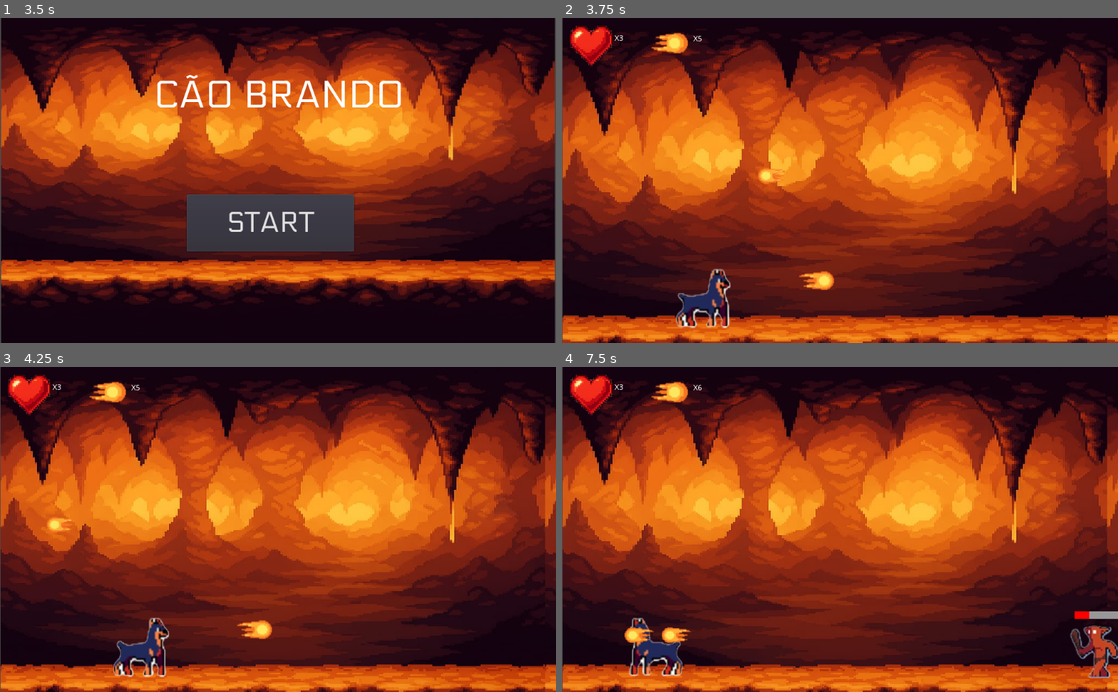
Above: before the commit, frames 1-4 (two rows, left to right).
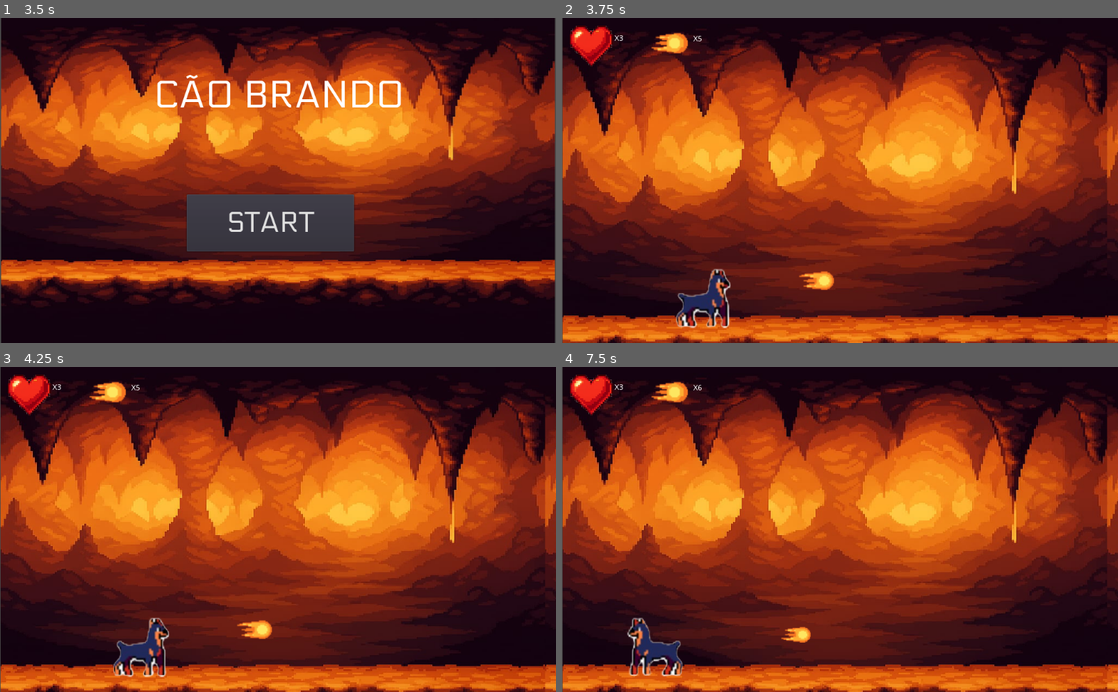
Above: after the commit, the same moments.

Repository: olarthur/Projeto-JogosDigitais
Game: Godot game, scene res://cena_splash.tscn
The game is run twice, just before and just after one commit, with the same random seed, the same clock (stepped at 60 frames per second) and the same inputs.
Inputs:
- Up to frame 1 (3.5 s): tap Enter (ui_accept) at 0.5, 0.77, 1.25, 1.52, 2, 2.75, 3.02 s; hold Space (atacar) 0.53-1.28 s; hold Right (ui_right) 0.53-2.03 s; tap Space (atacar) at 1.35, 2.85 s; hold Left (ui_left) 2.03-2.78 s; hold Space (atacar) 2.03-2.78 s; hold Right (ui_right) from 2.78 s (still down)
- Up to frame 2 (3.75 s): release Right (ui_right) at 3.5 s; click "START" at 3.5 s
- Up to frame 3 (4.25 s): no input
- Up to frame 4 (7.5 s): hold Right (ui_right) 4.28-5.03 s; hold Space (atacar) 4.28-5.03 s; tap Enter (ui_accept) at 4.52, 5.27, 6.77 s; hold Left (ui_left) 5.03-5.78 s; tap Space (atacar) at 5.1, 6.6 s; hold Right (ui_right) 5.78-6.53 s; hold Space (atacar) 5.78-6.53 s; hold Left (ui_left) from 6.53 s (still down); hold Space (atacar) from 7.28 s (still down)

Frame 1 is identical in both runs. In frame 2, 0.1% of the frame differs, in the area x 35-41%, y 46-51%; in frame 3, 0.1%; in frame 4, 1.5%, in the area x 11-100%, y 75-96%.

Commit message:
Update

Diff:
--- a/cena_personagem1.tscn
+++ b/cena_personagem1.tscn
@@ -104,7 +104,7 @@
 extents = Vector2( 55, 54.5 )
 
 [node name="Personagem1" type="Node2D"]
-position = Vector2( 532, 296 )
+position = Vector2( 510, 294 )
 
 [node name="Personagem" type="KinematicBody2D" parent="."]
 script = ExtResource( 2 )
--- a/cenario_Fase1.tscn
+++ b/cenario_Fase1.tscn
@@ -1,11 +1,10 @@
-[gd_scene load_steps=10 format=2]
+[gd_scene load_steps=9 format=2]
 
 [ext_resource path="res://cenario_inimigo.tscn" type="PackedScene" id=1]
 [ext_resource path="res://cena_personagem1.tscn" type="PackedScene" id=2]
 [ext_resource path="res://IMG-20250504-WA0004.jpg" type="Texture" id=3]
 [ext_resource path="res://cena_HUD.tscn" type="PackedScene" id=4]
 [ext_resource path="res://cenario_FogoColetavel.tscn" type="PackedScene" id=5]
-[ext_resource path="res://cenario_Fogo.tscn" type="PackedScene" id=6]
 [ext_resource path="res://cena_pause.tscn" type="PackedScene" id=7]
 [ext_resource path="res://script_Fase1.gd" type="Script" id=8]
 
@@ -32,14 +31,12 @@
 shape = SubResource( 1 )
 
 [node name="inimigo" parent="." instance=ExtResource( 1 )]
-position = Vector2( 1187, 411 )
+position = Vector2( 1798, 447 )
 
 [node name="Node2D" parent="." instance=ExtResource( 2 )]
 position = Vector2( 261, 467 )
 
 [node name="HUD" parent="." instance=ExtResource( 4 )]
-
-[node name="Fogo" parent="." instance=ExtResource( 6 )]
 
 [node name="FogoColetavel" parent="." instance=ExtResource( 5 )]
 position = Vector2( 469, 484 )
--- a/cenario_Fogo.tscn
+++ b/cenario_Fogo.tscn
@@ -18,6 +18,7 @@
 scale = Vector2( 0.842857, 0.842857 )
 texture = ExtResource( 1 )
 flip_h = true
+flip_v = true
 region_enabled = true
 region_rect = Rect2( 116, 336, 65, 35 )
 
--- a/script_Fogo.gd
+++ b/script_Fogo.gd
@@ -1,16 +1,16 @@
 extends KinematicBody2D
 
 var aceleracaoX = 550
-var direcao = -1
+var direcao = 1
 var velocidade  = Vector2.ZERO
 
 func _ready():
 	pass
 
 func _process(delta):
-	velocidade.x = direcao * aceleracaoX
 	if (direcao==1):
-		$Sprite.flip_h = true
+		velocidade.x = direcao * aceleracaoX
+		$Sprite.flip_h = false
 
 	verificar_colisao()
 
